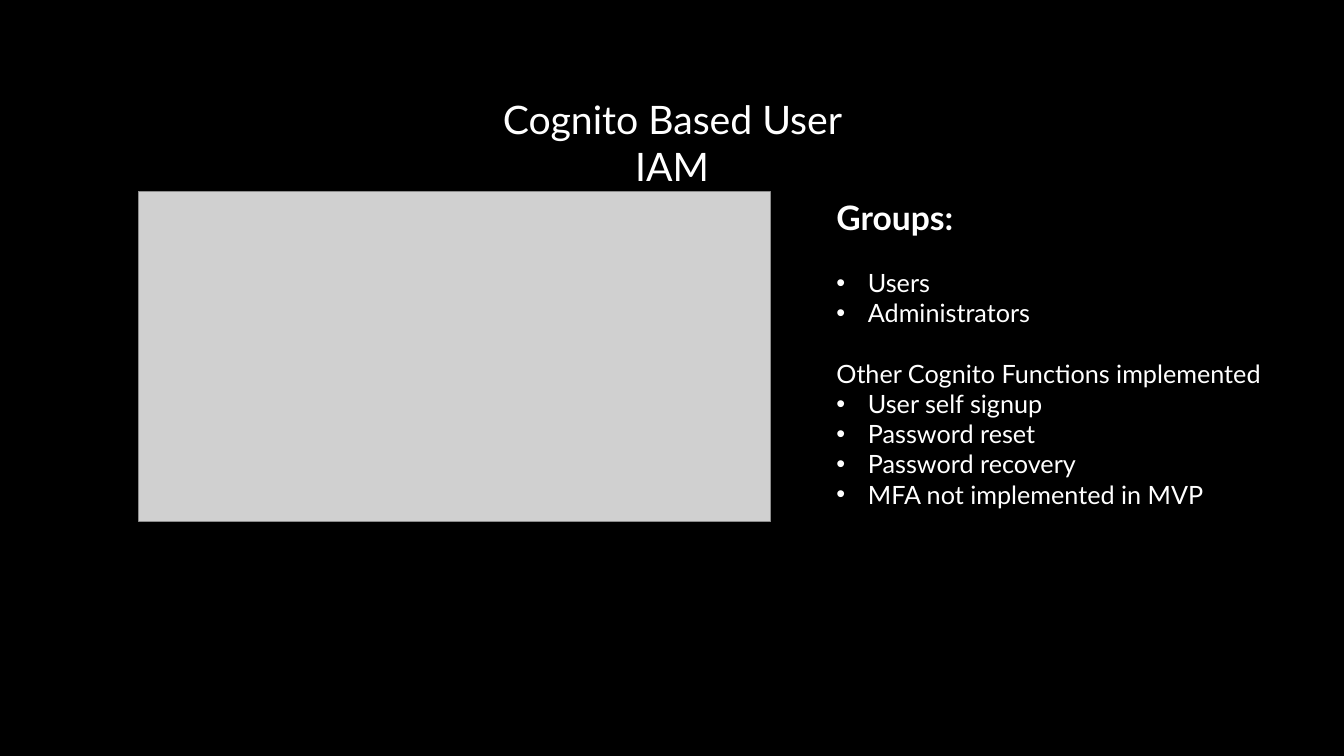
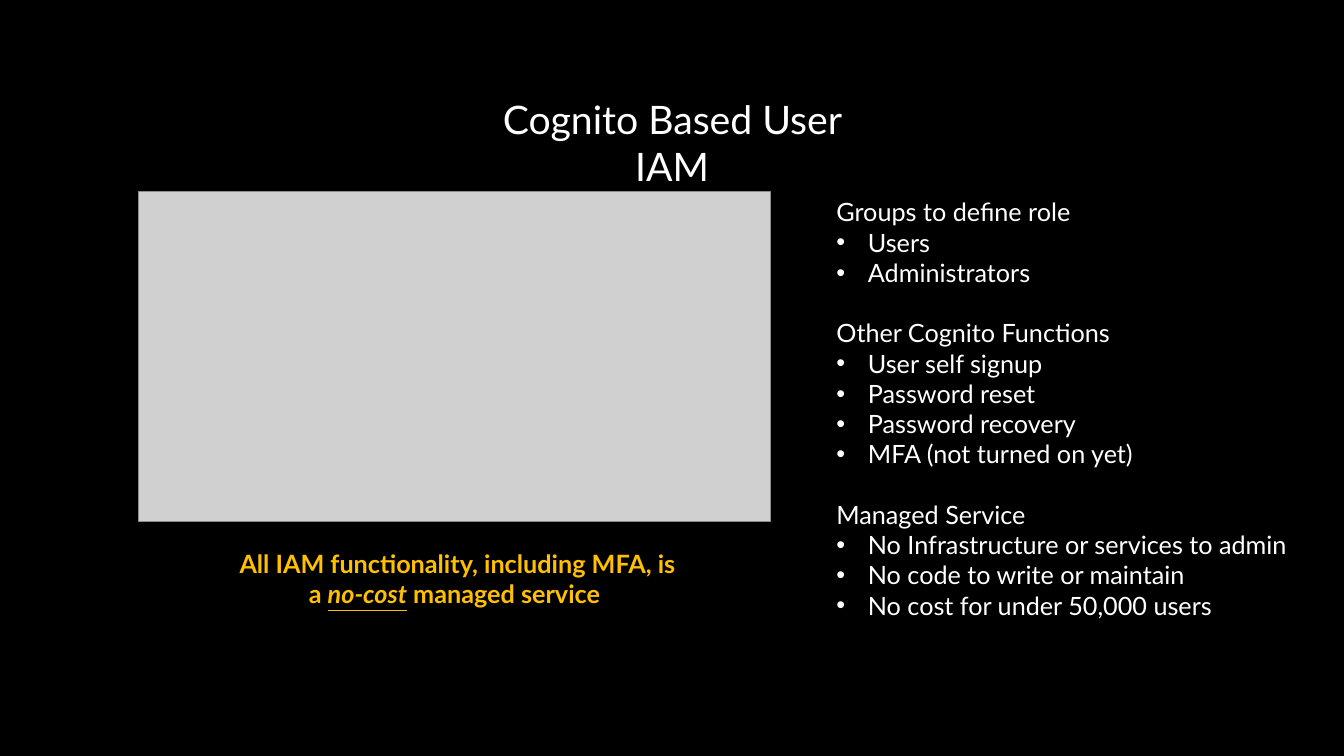
Before and after one commit to michaelgeiser/kiro-agentcore-app, a slide deck: slide 6 of documentation/AI Presentation Coach.pptx. Drawn at 1344x756 pixels with LibreOffice and Linux fonts; fonts in the diff are those of the drawing; grey boxes stand for pictures. Boxes give left, top, right and bottom in pixels: in the first picture for what was removed or moved away, otherwise in the second. Text is boxed around its words. In the diff, an @@ line names an element or a change of style, - is before the commit and + after.

```diff
--- a/documentation/AI Presentation Coach.pptx
+++ b/documentation/AI Presentation Coach.pptx
@@ text at [836, 202, 1070, 226]: text changed; size 24 to 18 pt; bold off @@
-Groups:
+Groups to define role
@@ text at [836, 323, 1110, 347]: text changed @@
-Other Cognito Functions implemented
+Other Cognito Functions
@@ text at [836, 443, 1286, 619]: text changed @@
-• MFA not implemented in MVP
+• MFA (not turned on yet)
+Managed Service
+• No Infrastructure or services to admin
+• No code to write or maintain
+• No cost for under 50,000 users
@@ text added at [240, 554, 675, 608], 18 pt, text #FFC000, bold @@
+All IAM functionality, including MFA, is a no-cost managed service
```
Also in this commit, not shown: 1 other slide changed, 3 other files.
